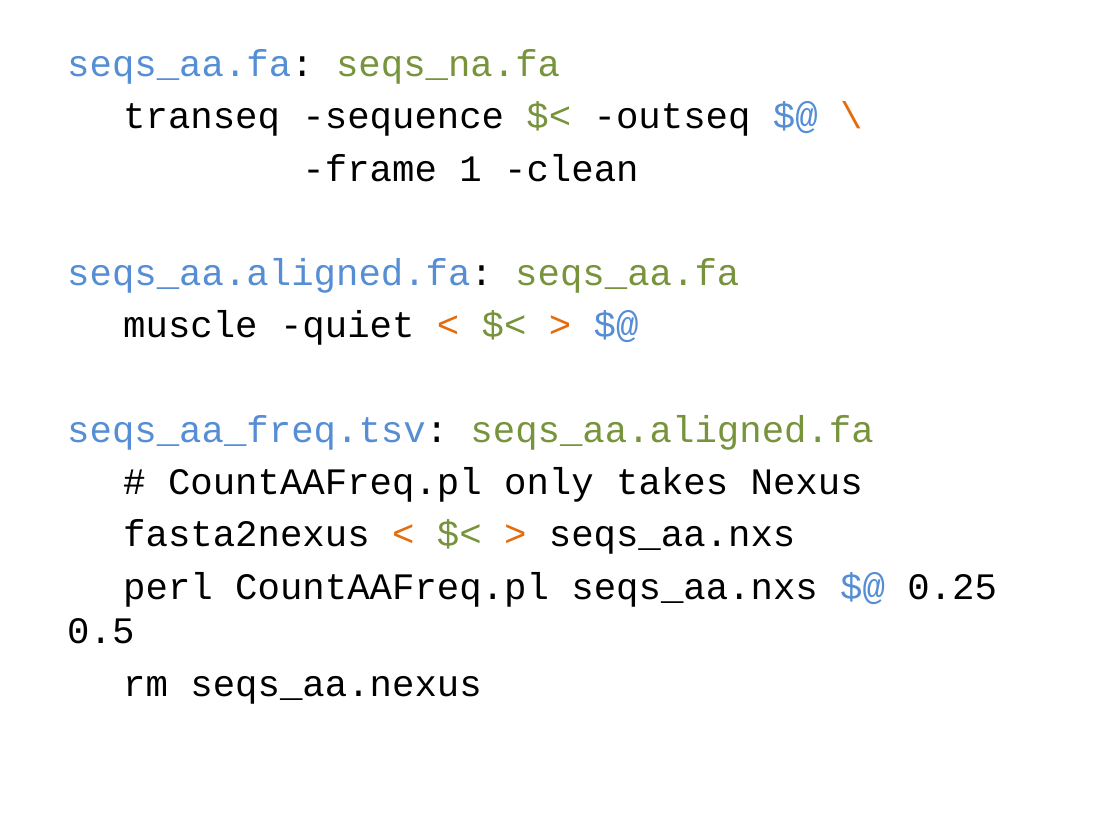
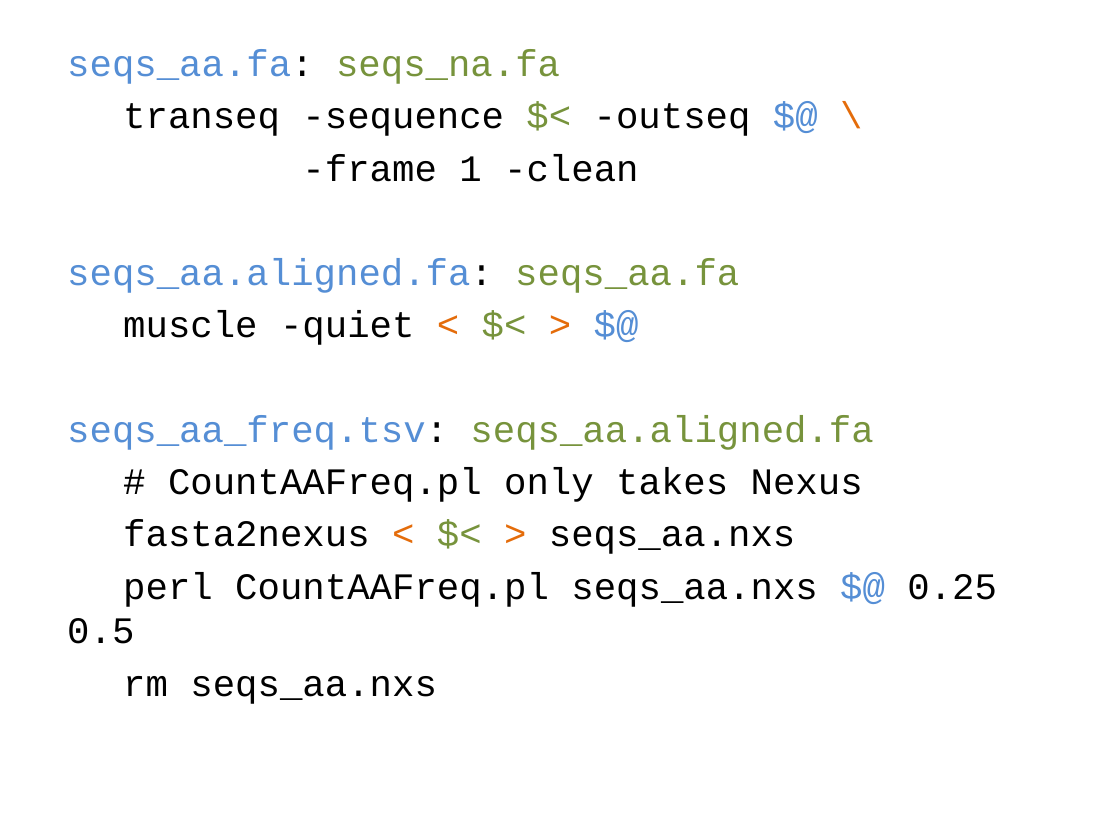
Before and after one commit to tsibley/Workflows-and-Parallel-Processing, a slide deck: slide 9 of CBG-2014-05-21.pptx. Drawn at 1120x840 pixels with LibreOffice and Linux fonts; fonts in the diff are those of the drawing. Boxes give left, top, right and bottom in pixels: in the first picture for what was removed or moved away, otherwise in the second. Text is boxed around its words. In the diff, an @@ line names an element or a change of style, - is before the commit and + after.

Commit message:
Correct minor typos noted during the presentation today

```diff
--- a/CBG-2014-05-21.pptx
+++ b/CBG-2014-05-21.pptx
@@ text at box(123, 676, 436, 704): text changed @@
-rm seqs_aa.nexus
+rm seqs_aa.nxs
```
Also in this commit, not shown: 3 other slides changed.
